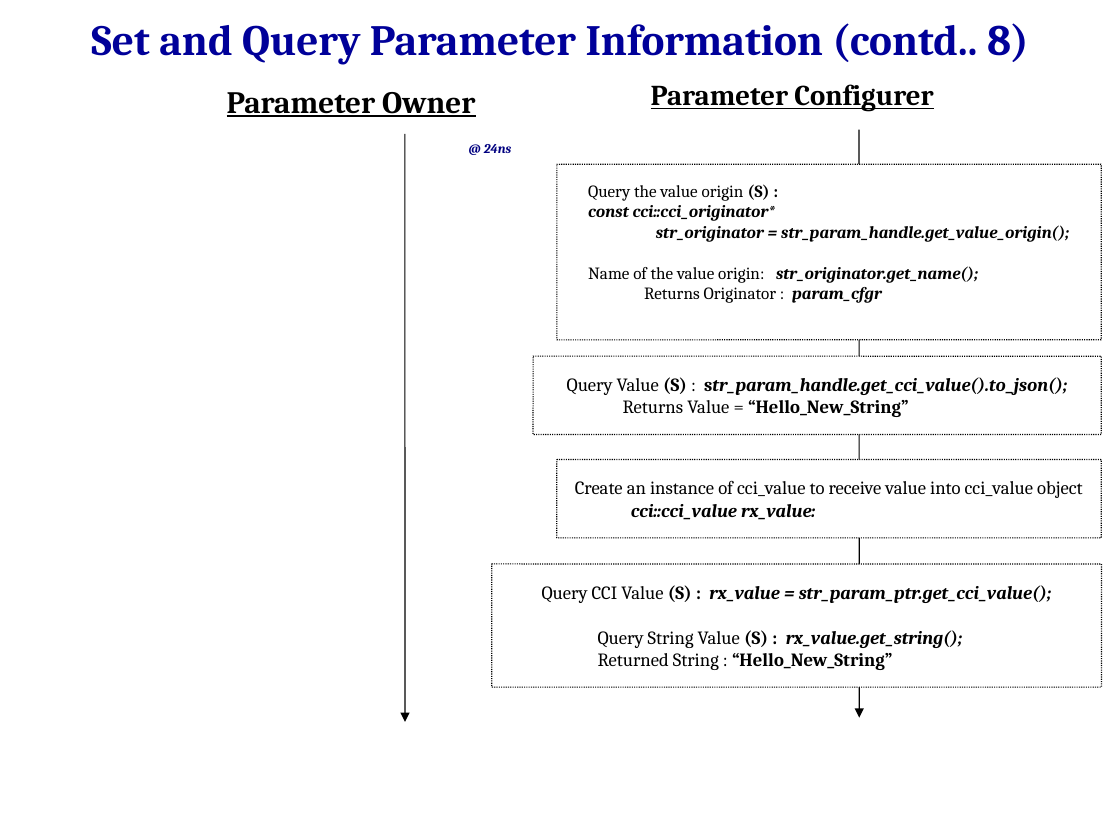
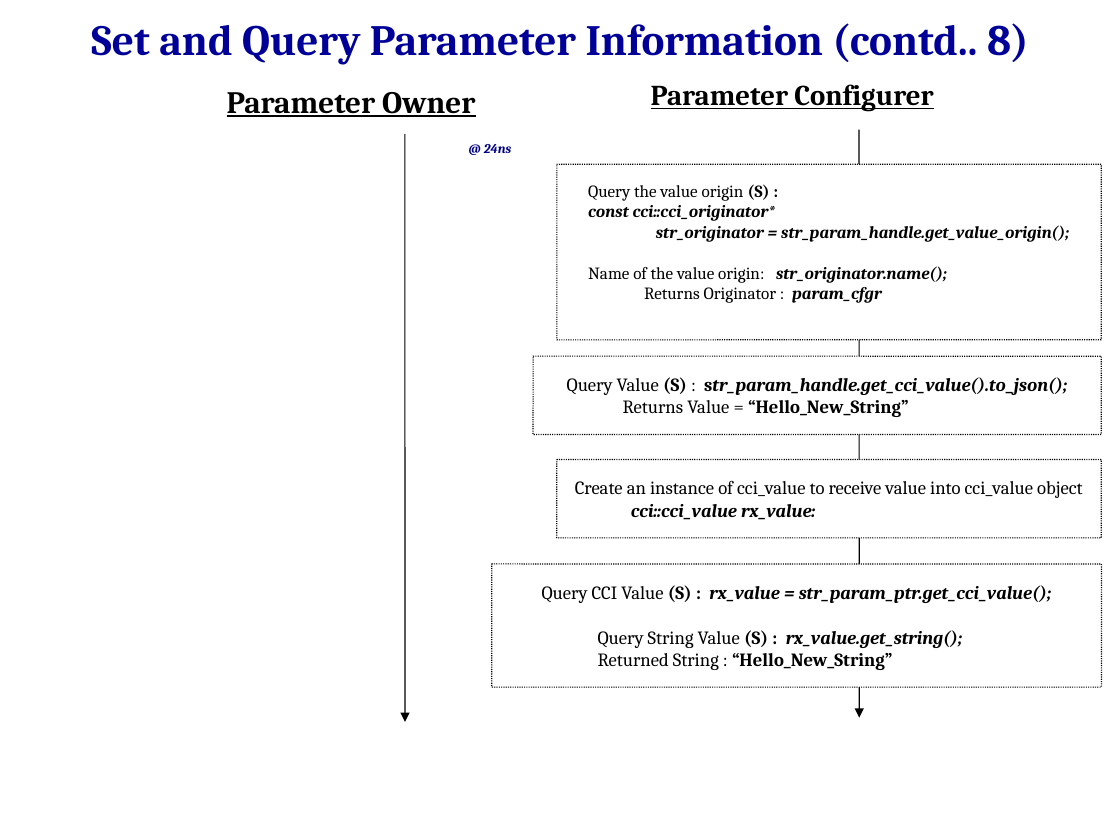
Before and after one commit to accellera-official/cci, a slide deck: slide 11 of examples/ex07_Parameter_Information/docs/ex07_Parameter_Information.ppt. Drawn at 1120x840 pixels with LibreOffice and Linux fonts; fonts in the diff are those of the drawing; background and template pictures are left out. Boxes give left, top, right and bottom in pixels: in the first picture for what was removed or moved away, otherwise in the second. Text is boxed around its words. In the diff, an @@ line names an element or a change of style, - is before the commit and + after.

Commit message:
Rename cci_param_if::get_name() to name()
Rename this query to conform with our naming guidelines and follow
SystemC conventions.

```diff
--- a/examples/ex07_Parameter_Information/docs/ex07_Parameter_Information.ppt
+++ b/examples/ex07_Parameter_Information/docs/ex07_Parameter_Information.ppt
@@ text in rounded rectangle at [588,205,1069,283]: text changed @@
-const cci::cci_originator*
-str_originator = str_param_handle.get_value_origin();
-Name of the value origin: str_originator.get_name();
+const cci::cci_originator*
+str_originator = str_param_handle.get_value_origin();
+Name of the value origin: str_originator.name();
```
Also in this commit, not shown: 4 other slides changed, 52 other files.
